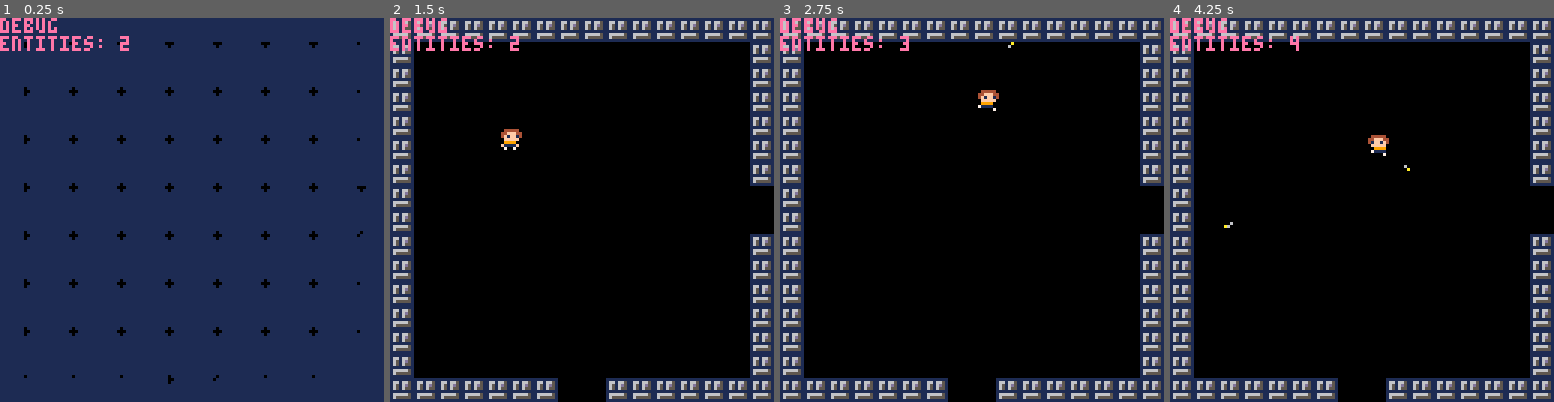
Above: before the commit, frames 1-4 (left to right).
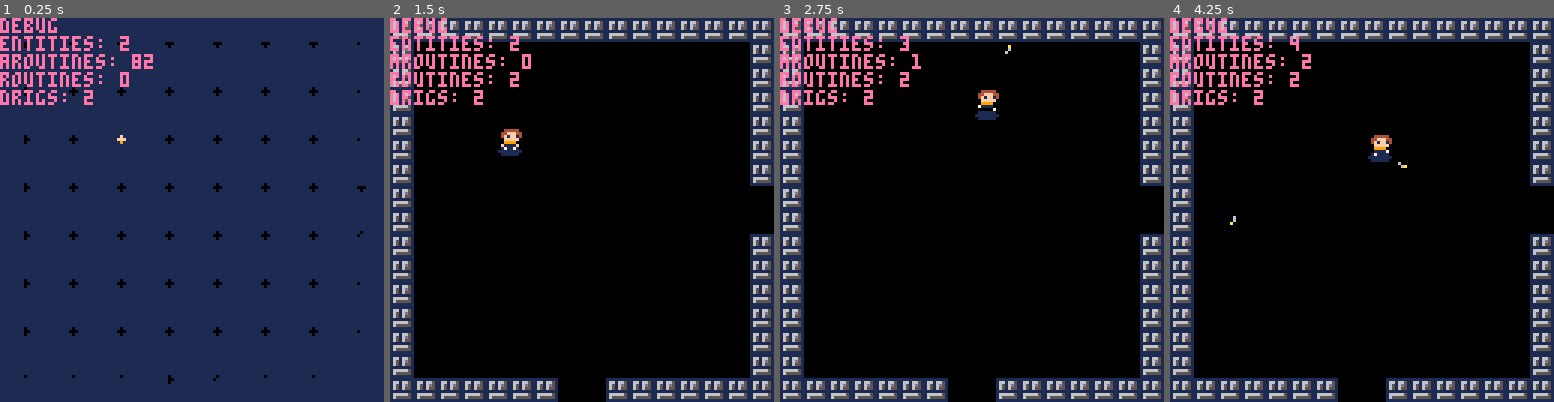
Above: after the commit, the same moments.

Repository: Zerk4112/cutemup
Game: PICO-8 cartridge cutemup.p8
Two runs of this game, one before a commit and one after it. Both use one fixed random seed, a clock stepped at 60 frames per second and the inputs below.
Inputs:
- Up to frame 1 (0.25 s): no input
- Up to frame 2 (1.5 s): tap X (X key) at 0.33, 1.07 s; tap O (Z key) at 0.7 s
- Up to frame 3 (2.75 s): hold Right 1.6-2.1 s; tap O (Z key) at 1.7, 2.1, 2.5 s; tap X (X key) at 1.85 s; hold Up 2.15-2.42 s; hold Right from 2.47 s (still down)
- Up to frame 4 (4.25 s): tap O (Z key) every 0.4 s from 2.9 to 4.1 s; tap X (X key) at 2.97, 4.08 s; release Right at 3.03 s; hold Left 3.08-3.58 s; hold Down 3.63-3.97 s; hold Right from 4.02 s (still down)

The runs differ from the first frame. In frame 1, 1.7% of the frame differs, in the area x 0-40%, y 9-33%; in frame 2, 1.7%; in frame 3, 1.7%; in frame 4, 1.8%, in the area x 0-63%, y 9-55%.

Commit message:
Create Drop Shadows and Z-ordering Implemented Drop Shadows for entities and z-ordered for draw_rigs List - Modicum of Effort Notes

Diff:
--- a/cutemup.p8
+++ b/cutemup.p8
@@ -15,11 +15,12 @@
 	ai_steer_spd=0.070
 	max_ents=0
 	aroutines={}
+	drigs = {}
 	routines={}
 	entities={}
 	cament = create_ent({}, -1, {x=0,y=0,w=4,h=4}, _mot, _coll_box)
 	cament.coll_box = cmpnt_new_coll_box(64, 64, 10, 10, function() end)
-	del(aroutines, cament.draw_rig)
+	del(drigs, cament.draw_rig)
 	del(entities, cament)
 	init_players()
 	ents=2
@@ -39,6 +40,20 @@
 function _draw()
     cls()
 	if (current_scene~=nil and current_scene.draw~=nil) current_scene:draw()
+
+	if not cament.moving then
+		local ordered={}
+		for obj in all(entities) do
+			ordered[flr(obj.pos.y)] = ordered[flr(obj.pos.y)] or {} -- ensure table is there
+			add(ordered[flr(obj.pos.y)],obj.draw_rig)
+		end
+		for i=cament.pos.y,cament.pos.y+127 do -- or whatever your min/max Y is
+			manage_routines(ordered[i])
+		end
+	else
+		manage_routines(drigs)
+	end
+	-- manage_routines(drigs)
 	manage_routines(aroutines)
 	for e in all(entities) do
 		-- if (e.act) draw_coll_box(e.coll_box)
@@ -47,6 +62,9 @@
 
 	print('debug', cament.pos.x,cament.pos.y,14)
 	print('entities: '..#entities)
+	print('aroutines: '..#aroutines)
+	print('routines: '..#routines)
+	print('drigs: '..#drigs)
 	-- print(tostr(players[1].srtn))
 	-- print(players[1].sprflip)
 	-- print(#aroutines)
@@ -59,7 +77,7 @@
 -- player functions
 
 function init_players()
-	if (players~=nil) for p in all(players) do del(entities, p) end
+	if (players~=nil) for p in all(players) do clean_ent(p) end
 	players={}
 	prun = {18,19,20,21}
 	pstand = {31}
@@ -126,6 +144,8 @@
 		end
 	end,1,true)
 	add(aroutines,b.behavior)
+	del(drigs,b.draw_rig)
+	b.draw_rig=nil
 	return b
 end
 
@@ -179,8 +199,14 @@
 	--when the user tries to move,
 	--we only add the acceleration
 	--to the current speed.
-	if (btn(0,p.pid)) p.mot.dx-=p.mot.a
-	if (btn(1,p.pid)) p.mot.dx+=p.mot.a
+	if (btn(0,p.pid)) then
+		p.mot.dx-=p.mot.a
+		if (not p.shooting) p.sprflip=true
+	end
+	if (btn(1,p.pid)) then
+		p.mot.dx+=p.mot.a
+		if (not p.shooting) p.sprflip=false
+	end
 	if (btn(2,p.pid)) p.mot.dy-=p.mot.a
 	if (btn(3,p.pid)) p.mot.dy+=p.mot.a
 	if btn(4, p.pid) then
@@ -605,6 +631,7 @@
 		if costatus(routine)=='dead' then
             del(aroutines, routine)
 			del(routines, routine)
+			del(drigs, routine)
 		end
 	end
 end
@@ -618,7 +645,7 @@
 	del(aroutines,e.behavior)
 	del(routines,e.pathing)
 	del(aroutines,e.pathing)
-	del(aroutines, e.draw_rig)
+	del(drigs, e.draw_rig)
 	del(entities, e)
 end
 
@@ -651,7 +678,8 @@
 	}
 	e.mot.oa=e.mot.a
 	e.draw_rig = ent_drawing_rig(e)
-	add(aroutines, e.draw_rig)
+	add(aroutines, e.shadow)
+	add(drigs, e.draw_rig)
 	add(entities, e)
 	return e
 end
@@ -661,16 +689,15 @@
 function draw_entity(e,i)
 	local ds = function()
 		-- printh('draw print index: '..i)
-		spr(e.sprtab[i],e.pos.x, e.pos.y,1,1, e.sprflip)
-		e.prev_tab = e.sprtab
-	end
-	if not e.shooting then
-		if e.mot.dx<-0.01 then
-			e.sprflip = true
-		elseif e.mot.dx>0.01 then
-			e.sprflip = false
-		end
-	end
+
+		if e.act then
+			local x,y,w,h = e.pos.x,e.pos.y,e.pos.w,e.pos.h
+			ovalfill(x,y+h,x+w,y+h+2,1)
+			spr(e.sprtab[i],e.pos.x, e.pos.y,1,1, e.sprflip)
+			e.prev_tab = e.sprtab
+		end
+	end
+
 	if e.animdelay > 1 then
 		for d=0, e.animdelay do
 			ds()
